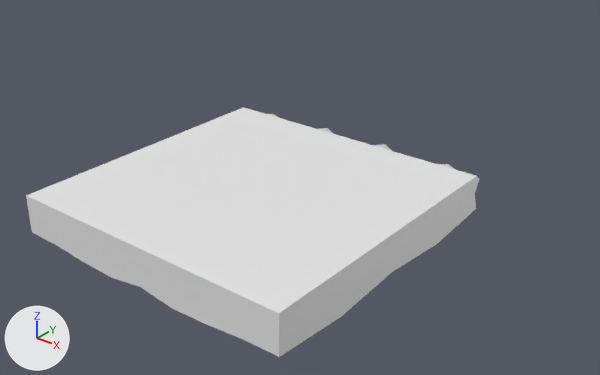
Renders of the FBX model Lost Kids/Assets/Models/Walls/FrontFloor1.FBX from each side of a commit.
Camera for both pictures: a camera (50 mm lens) standing at (12.5, -23.1, 9.0) and looking at (-2.0, -5.0, -2.2). The axes (+X, +Y, +Z) are drawn at lower left. The lights are the same throughout. Where no turn or scale is listed for an object, it has been applied to the vertices.

The first picture shows 'FrontFloor1', 'FrontFloorNoLine1'.
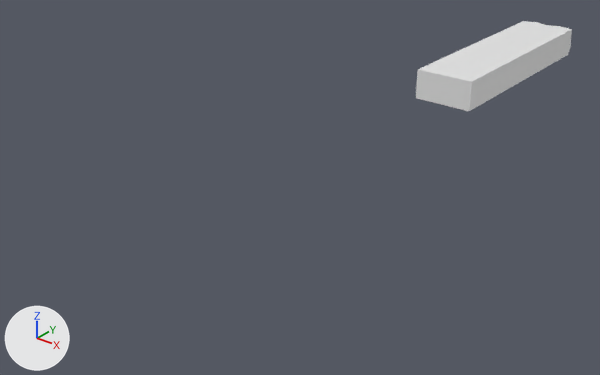
The change, as a list of edits to the scene's bpy script:
```text
Change me_mesh:
    used by ob_frontfloor1; location = (0.0, -8.85, 0.0)
    remove me_mesh.from_pydata(...)  # 176 vertices, 190 faces; spans x -4.0..4.0, y -4.26..5.14, z -1.45..0.01
    add me_mesh.from_pydata(...)  # 83 vertices, 82 faces; spans x -1.0..1.0, y -4.0..4.34, z -1.0..0.0
    me_mesh part 1: the whole mesh is rebuilt
Add me_mesh_001_1:
    me_mesh_001_1.from_pydata([(-1.0, -3.0, 0.5), (1.0, -3.0, 0.5), (-1.0, 4.5, 0.5), (1.0, 4.5, 0.5), (-1.0, 5.0, 0.5), (1.0, 5.0, 0.5), (0.0, 5.0, 0.5), (-0.5, 5.0, 0.5), (0.49, 5.0, 0.5), (-1.0, 4.5, -0.25), (-1.0, 5.0, -0.25), (-1.0, 4.5, 0.25), (-1.0, 5.0, 0.25), (1.0, 4.5, -0.25), (1.0, -3.0, -0.25), (1.0, 5.0, -0.25), (1.0, -3.0, 0.25), (1.0, 4.5, 0.25), (1.0, 5.0, 0.25), (-1.0, -3.0, -0.25), (-1.0, -3.0, 0.25)], [], [(8, 6, 3, 5), (0, 1, 3, 2), (7, 4, 2, 6), (6, 2, 3), (2, 11, 20, 0), (11, 12, 10, 9), (9, 19, 20, 11), (2, 4, 12, 11), (3, 17, 18, 5), (17, 16, 14, 13), (13, 15, 18, 17), (3, 1, 16, 17), (0, 20, 16, 1), (19, 14, 16, 20)])
Remove ob_frontfloornoline1:
    ob_frontfloornoline1 = bpy.data.objects.new('FrontFloorNoLine1', me_mesh_001)
    ob_frontfloornoline1.location = (0.0, -8.85, 0.0)
Change ob_frontfloor1:
    ob_frontfloor1.location: (0.0, -8.85, 0.0) -> (0.0, 4.0, 0.5)
Add ob_frontfloor1noline:
    ob_frontfloor1noline = bpy.data.objects.new('FrontFloor1NoLine', me_mesh_001_1)
    ob_frontfloor1noline.location = (0.0, 3.0, 0.0)
```

Where the change shows, as pixel boxes (x1, y1, x2, y2) in the pictures (600 x 375 px):
'FrontFloorNoLine1', deleted: before (26, 107, 479, 357)
'FrontFloor1NoLine', added: after (416, 21, 572, 104)
'FrontFloor1', reshaped, moved: before (268, 114, 456, 170); after (416, 21, 572, 111)
